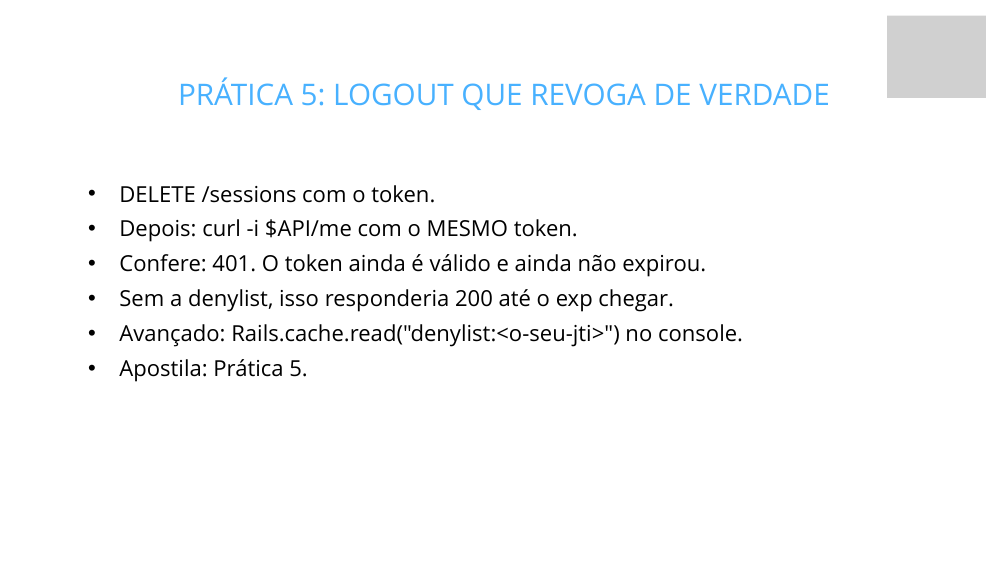
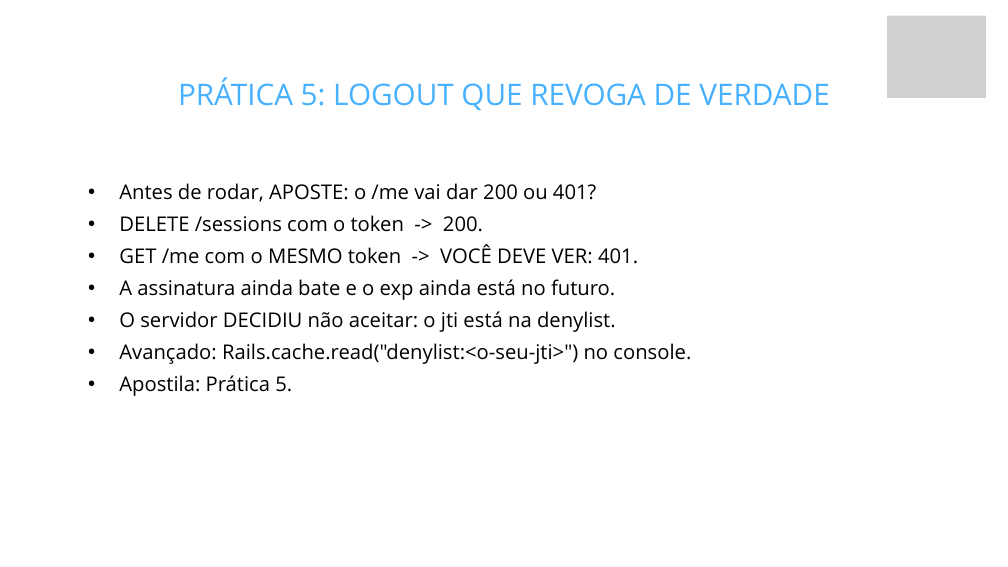
Before and after one commit to fabriciosiqueira08/capacitacao-gabarito, a slide deck: slide 50 of slides/build/aula-03-autenticacao.pptx. Drawn at 1008x567 pixels with LibreOffice and Linux fonts; fonts in the diff are those of the drawing; grey boxes stand for pictures; background and template pictures are left out. Boxes give left, top, right and bottom in pixels: in the first picture for what was removed or moved away, otherwise in the second. Text is boxed around its words. In the diff, an @@ line names an element or a change of style, - is before the commit and + after.

Commit message:
Faz o aluno ver o resultado, e amarra slide, prática e apostila
Com os dados de execução da revisão anterior, dá para mostrar ao aluno o que
tem que aparecer na tela, em vez de só mandar rodar. Foi isso que faltava para
o material fluir.

## O aluno agora vê o que dá certo

Toda prática mostra o resultado esperado, com o corpo real da resposta, tirado
dos controllers e do que eu medi rodando. Antes ele lia "Confere: 201" e tinha
que adivinhar como era o 201.

A convenção ficou uma só, na apostila e no deck: "O que você deve ver" e
"VOCÊ DEVE VER". Estava misturado com "Confere" em 25 lugares, e as Aulas 2 e 4
não mostravam resultado nenhum nos slides.

## A Aula 3 passa a ser feita no Insomnia

O material montava a coleção do Insomnia na Prática 2 e depois usava só curl,
com pipeline de grep e sed para extrair o token. Para um júnior isso é hostil, e
o próprio texto admitia ao mandar usar o Insomnia quem apanhasse de aspas.

Agora cada rota é exercitada no Insomnia, que é onde ele vê status, cabeçalhos
e corpo lado a lado. O curl continua, como alternativa em bloco de citação para
quem prefere terminal.

Isso resolveu um problema que o curl escondia: o token vem no CABEÇALHO
Authorization, não no corpo. No pipeline de grep isso passava batido; no
Insomnia o aluno precisa abrir a aba de headers e ver com os olhos.

## O ciclo escrever, rodar, ver

A Prática 5 da Aula 1 agora mostra a saída do routes e do curl, e manda repetir
no Insomnia, com uma frase que vale para o curso inteiro: faça isso depois de
cada rota que criar. É o que fecha o ciclo entre escrevi um arquivo e existe
uma API funcionando.

E três práticas ganharam "antes de rodar, aposte": no logout (200 ou 401?), no
bcrypt e no certificado. Prever antes de observar é o que separa vi acontecer
de entendi.

## Harmonia

Conferi por script que todo termo técnico citado num slide de prática existe na
prática correspondente da apostila. Sobrava um (o uname da Aula 4, que estava
na Prática 2 e o slide citava na 3), e foi alinhado.

Decks e PDFs regerados, sem aviso de fonte, nenhum slide com 8 bullets, links e
âncoras resolvendo, e zero padrão de escrita de IA.

```diff
--- a/slides/build/aula-03-autenticacao.pptx
+++ b/slides/build/aula-03-autenticacao.pptx
@@ text at [119, 183, 638, 332]: text changed; size 31.6 to 28.9 pt @@
-  • DELETE /sessions com o token.
-  • Depois: curl -i $API/me com o MESMO token.
-  • Confere: 401. O token ainda é válido e ainda não expirou.
-  • Sem a denylist, isso responderia 200 até o exp chegar.
+  • Antes de rodar, APOSTE: o /me vai dar 200 ou 401?
+  • DELETE /sessions com o token -> 200.
+  • GET /me com o MESMO token -> VOCÊ DEVE VER: 401.
+  • A assinatura ainda bate e o exp ainda está no futuro.
+  • O servidor DECIDIU não aceitar: o jti está na denylist.
@@ text at [119, 343, 691, 396]: size 31.6 to 28.9 pt in "Avançado: Rails.cache.read("denylist:<o-seu-jti>") no consol ...", "Apostila: Prática 5."; line spacing 49.9pt to 45.7pt @@
```
Also in this commit, not shown: 7 other slides changed, 37 other files.
